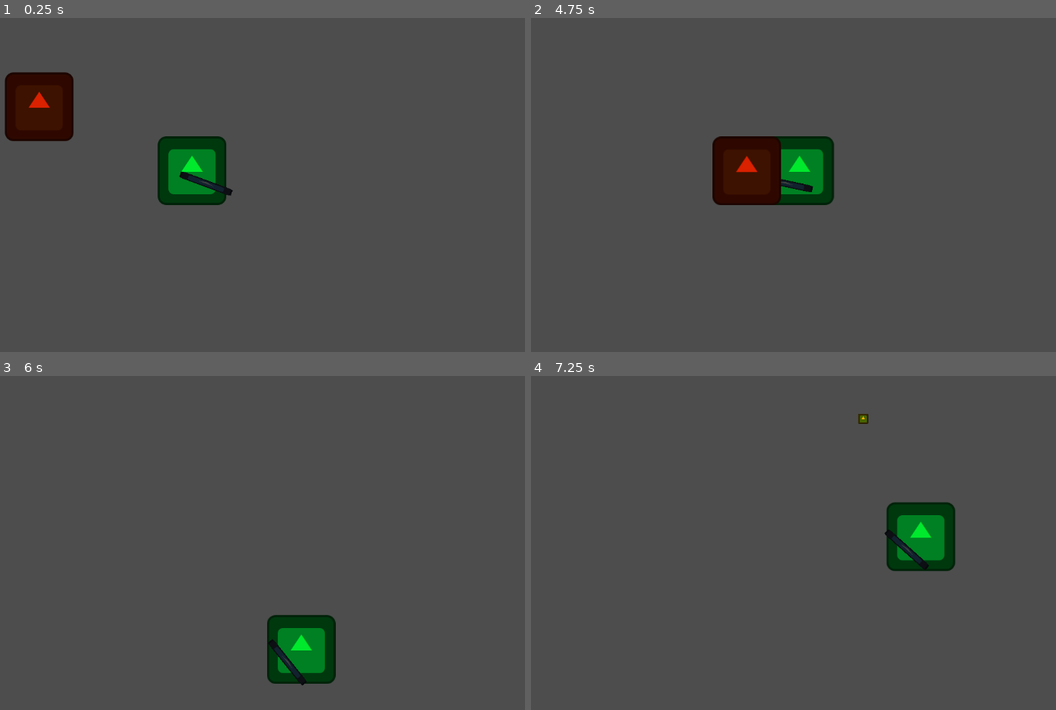
Above: before the commit, frames 1-4 (two rows, left to right).
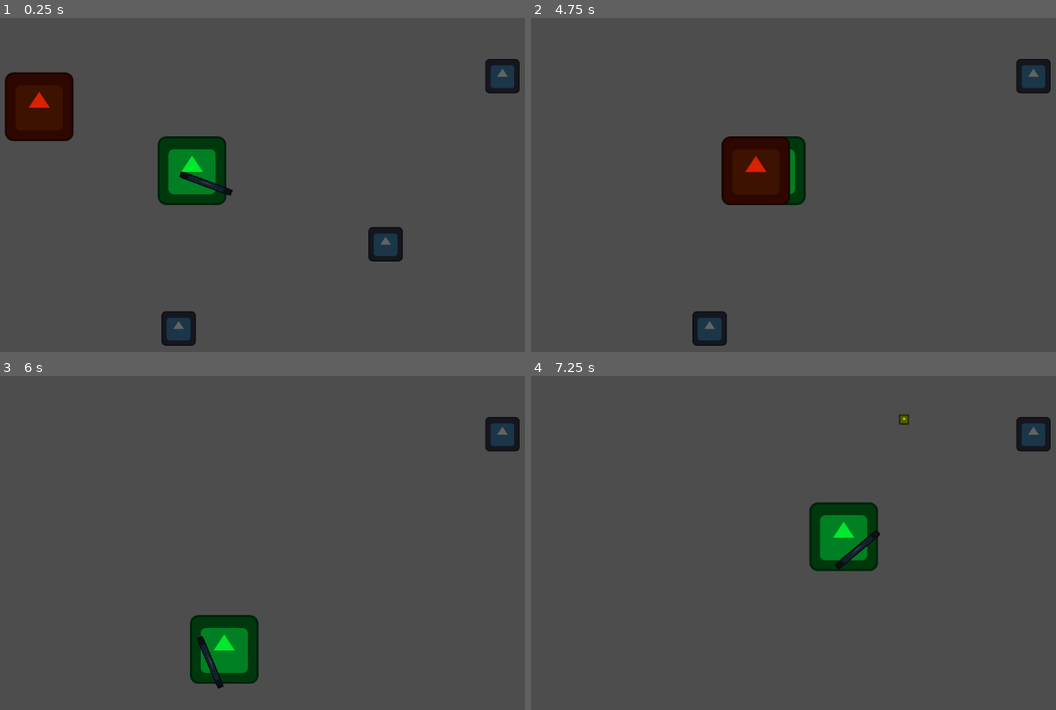
Above: after the commit, the same moments.

Repository: dw3nt/bgj-2024.2-calm-before-the-storm
Game: Godot game, scene res://environment/world.tscn
Two runs of this game, one before a commit and one after it. Both use one fixed random seed, a clock stepped at 60 frames per second and the inputs below. The engine's default icon, where the game draws it, is replaced by a stand-in: a white triangle on a blue panel in a dark square.
Inputs (mouse positions are in pixels of both pictures, inside the frame that each line leads up to):
- Up to frame 1 (0.25 s): no input
- Up to frame 2 (4.75 s): tap Enter at 0.5 s; move the mouse to (882, 168) at 0.52 s; press the mouse at (882, 168) at 0.53 s; hold D (move_right) 0.53-1.28 s; move the mouse to (625, 205) at 1.27 s; release the mouse at (625, 205) at 1.28 s; hold S (move_down) 1.28-2.03 s; click (625, 205) at 1.35 s; move the mouse to (809, 111) at 2.02 s; press the mouse at (809, 111) at 2.03 s; hold D (move_right) 2.03-2.78 s; move the mouse to (714, 258) at 2.77 s; release the mouse at (714, 258) at 2.78 s; hold W (move_up) 2.78-3.53 s; click (714, 258) at 2.85 s; move the mouse to (930, 238) at 3.52 s; press the mouse at (930, 238) at 3.53 s; hold A (move_left) from 3.53 s (still down); move the mouse to (562, 134) at 4.27 s; release the mouse at (562, 134) at 4.28 s; click (562, 134) at 4.35 s
- Up to frame 3 (6 s): move the mouse to (246, 546) at 5.02 s; release A (move_left) at 5.03 s; press the mouse at (246, 546) at 5.03 s; hold S (move_down) 5.03-5.78 s; move the mouse to (126, 459) at 5.77 s; release the mouse at (126, 459) at 5.78 s; hold D (move_right) from 5.78 s (still down); click (126, 459) at 5.85 s
- Up to frame 4 (7.25 s): move the mouse to (882, 526) at 6.52 s; release D (move_right) at 6.53 s; press the mouse at (882, 526) at 6.53 s; hold W (move_up) from 6.53 s (still down)

The runs differ from the first frame. In frame 1, 1.9% of the frame differs, in the area x 30-99%, y 12-99%; in frame 2, 3.6%; in frame 3, 6.0%; in frame 4, 6.1%, in the area x 52-99%, y 11-59%.

Commit message:
collectable gears

Diff:
--- a/characters/enemies/enemy.tscn
+++ b/characters/enemies/enemy.tscn
@@ -18,6 +18,7 @@
 radius = 56.0
 
 [node name="Enemy" type="CharacterBody2D"]
+collision_layer = 64
 script = ExtResource("1_v0a4c")
 
 [node name="Sprite2D" type="Sprite2D" parent="."]
--- a/characters/player/player.tscn
+++ b/characters/player/player.tscn
@@ -15,6 +15,7 @@
 size = Vector2(100, 100)
 
 [node name="Player" type="CharacterBody2D"]
+collision_layer = 32
 motion_mode = 1
 script = ExtResource("1_fdd1k")
 
--- a/environment/world.gd
+++ b/environment/world.gd
@@ -1,6 +1,11 @@
 class_name World extends Node2D
+
+var gears_collected: int = 0
 
 @onready var bullet_wrapper: Node2D = $BulletWrapper
 
 func _on_player_bullet_fired(bullet: Bullet) -> void:
 	bullet_wrapper.add_child(bullet)
+
+func _on_gear_gear_collected(gear: Gear) -> void:
+	gears_collected += gear.amount
--- a/environment/world.tscn
+++ b/environment/world.tscn
@@ -1,8 +1,9 @@
-[gd_scene load_steps=4 format=3 uid="uid://d3o1du1xp816r"]
+[gd_scene load_steps=5 format=3 uid="uid://d3o1du1xp816r"]
 
 [ext_resource type="Script" path="res://environment/world.gd" id="1_a50uo"]
 [ext_resource type="PackedScene" uid="uid://iybudh02djeb" path="res://characters/player/player.tscn" id="1_v5lqc"]
 [ext_resource type="PackedScene" uid="uid://kskndmkrj3y5" path="res://characters/enemies/enemy.tscn" id="3_e1gxx"]
+[ext_resource type="PackedScene" uid="uid://bkuo47kd6mh5f" path="res://objects/gear.tscn" id="4_7gm7n"]
 
 [node name="World" type="Node2D"]
 script = ExtResource("1_a50uo")
@@ -18,4 +19,18 @@
 position = Vector2(246, 224)
 target = NodePath("../../Player")
 
+[node name="ObjectWrapper" type="Node2D" parent="."]
+
+[node name="Gear" parent="ObjectWrapper" instance=ExtResource("4_7gm7n")]
+position = Vector2(892, 430)
+
+[node name="Gear2" parent="ObjectWrapper" instance=ExtResource("4_7gm7n")]
+position = Vector2(1110, 117)
+
+[node name="Gear3" parent="ObjectWrapper" instance=ExtResource("4_7gm7n")]
+position = Vector2(506, 587)
+
 [connection signal="bullet_fired" from="Player" to="." method="_on_player_bullet_fired"]
+[connection signal="gear_collected" from="ObjectWrapper/Gear" to="." method="_on_gear_gear_collected"]
+[connection signal="gear_collected" from="ObjectWrapper/Gear2" to="." method="_on_gear_gear_collected"]
+[connection signal="gear_collected" from="ObjectWrapper/Gear3" to="." method="_on_gear_gear_collected"]
--- /dev/null
+++ b/objects/gear.gd
@@ -0,0 +1,20 @@
+class_name Gear extends Area2D
+
+signal gear_collected
+
+@export var max_move_speed: float = 1000
+@export var amount: int = 1
+
+@onready var chase_target: ChaseTarget = $ChaseTarget
+@onready var move_node_2d: MoveNode2D = $MoveNode2D
+
+func _process(_delta: float) -> void:
+	if is_instance_valid(chase_target.target):
+		move_node_2d.move_speed = lerp(move_node_2d.move_speed, max_move_speed, 0.05)
+
+func _on_body_entered(_body: Node2D) -> void:
+	gear_collected.emit(self)
+	queue_free()
+
+func _on_pickup_detect_body_entered(body: Node2D) -> void:
+	chase_target.target = body
--- /dev/null
+++ b/objects/gear.tscn
@@ -0,0 +1,45 @@
+[gd_scene load_steps=7 format=3 uid="uid://bkuo47kd6mh5f"]
+
+[ext_resource type="Script" path="res://objects/gear.gd" id="1_0yxu7"]
+[ext_resource type="Texture2D" uid="uid://buqbnxxm1tpu1" path="res://icon.svg" id="1_ppnlj"]
+[ext_resource type="Script" path="res://components/MoveNode2D.gd" id="2_bo6hj"]
+[ext_resource type="Script" path="res://components/ChaseTarget.gd" id="4_x4ghx"]
+
+[sub_resource type="RectangleShape2D" id="RectangleShape2D_10hhr"]
+size = Vector2(30, 30)
+
+[sub_resource type="CircleShape2D" id="CircleShape2D_lsng0"]
+radius = 140.0
+
+[node name="Gear" type="Area2D"]
+collision_layer = 0
+collision_mask = 32
+script = ExtResource("1_0yxu7")
+
+[node name="Sprite2D" type="Sprite2D" parent="."]
+modulate = Color(0.383597, 0.383597, 0.383597, 1)
+scale = Vector2(0.5, 0.5)
+texture = ExtResource("1_ppnlj")
+
+[node name="CollisionShape2D" type="CollisionShape2D" parent="."]
+shape = SubResource("RectangleShape2D_10hhr")
+
+[node name="PickupDetect" type="Area2D" parent="."]
+collision_layer = 0
+collision_mask = 32
+
+[node name="CollisionShape2D" type="CollisionShape2D" parent="PickupDetect"]
+shape = SubResource("CircleShape2D_lsng0")
+
+[node name="MoveNode2D" type="Node" parent="." node_paths=PackedStringArray("node2d")]
+script = ExtResource("2_bo6hj")
+node2d = NodePath("..")
+move_speed = 100.0
+
+[node name="ChaseTarget" type="Node" parent="." node_paths=PackedStringArray("move_node")]
+script = ExtResource("4_x4ghx")
+move_node = NodePath("../MoveNode2D")
+chase_threshold = 0.0
+
+[connection signal="body_entered" from="." to="." method="_on_body_entered"]
+[connection signal="body_entered" from="PickupDetect" to="." method="_on_pickup_detect_body_entered"]
--- a/project.godot
+++ b/project.godot
@@ -70,6 +70,8 @@
 2d_physics/layer_1="world"
 2d_physics/layer_3="player_hurt"
 2d_physics/layer_4="enemy_hurt"
+2d_physics/layer_6="player"
+2d_physics/layer_7="enemy"
 
 [rendering]
 
